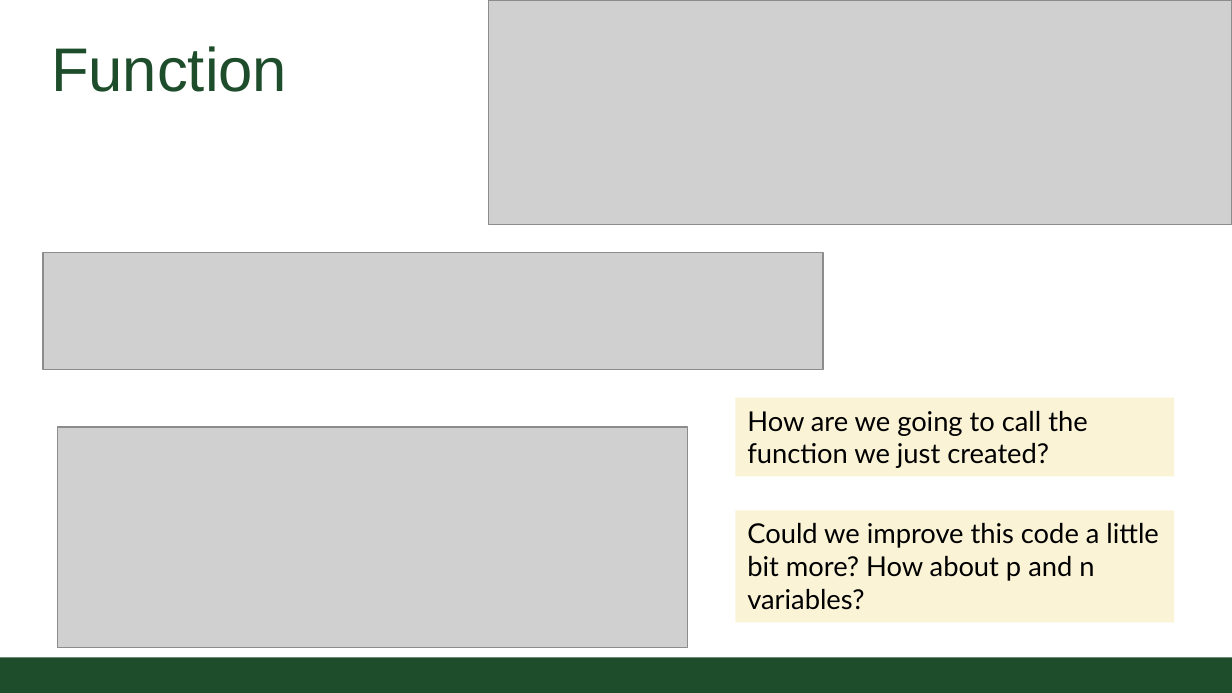
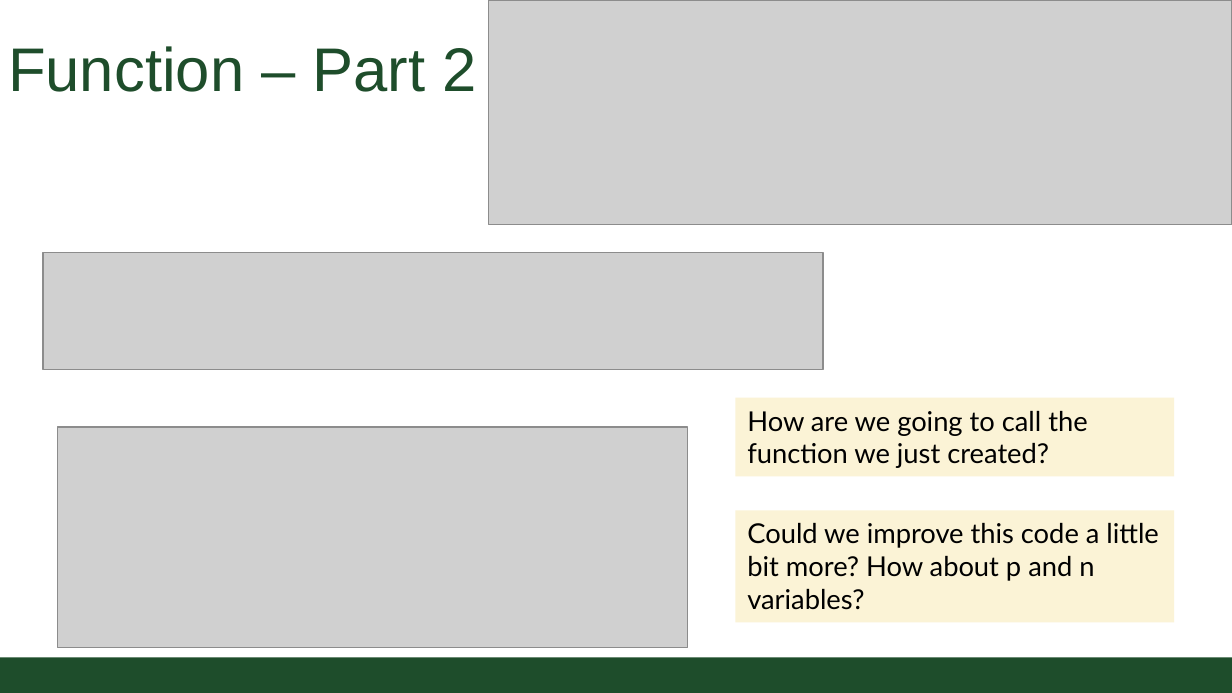
Before and after one commit to CSU-CS152/Handouts, a slide deck: slide 7 of 02_01FunctionsCS152.pptx (slide 8 before the commit). Drawn at 1232x693 pixels with LibreOffice and Linux fonts; fonts in the diff are those of the drawing; grey boxes stand for pictures; background and template pictures are left out. Boxes give left, top, right and bottom in pixels: in the first picture for what was removed or moved away, otherwise in the second. Text is boxed around its words. In the diff, an @@ line names an element or a change of style, - is before the commit and + after.

```diff
--- a/02_01FunctionsCS152.pptx
+++ b/02_01FunctionsCS152.pptx
@@ title at (8,46,477,92): text changed @@
-Function
+Function – Part 2
```
Also in this commit, not shown: 6 other slides changed, 2 slides added, 1 slide removed, 5 other files.
